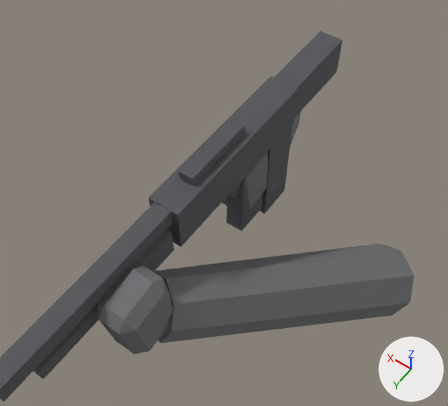
What one commit did to the glTF model art/models/WPN_Shotgun.glb.
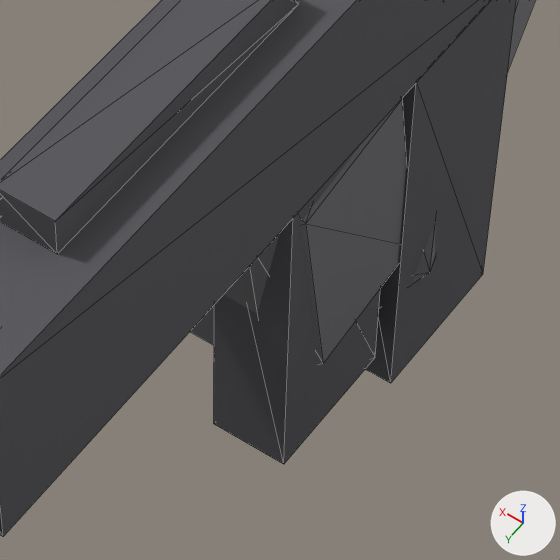
Old and new are each drawn from a 50 mm lens placed at (-0.286, 0.43, 0.55), pointed at (0.028, -0.01, -0.142) and again close up on the part from 40% to 67% of the width and 32% to 62% of the height. Every picture has the same lights, and +X, +Y and +Z are marked at lower right. The first two pictures are the older version. The close-ups show mesh edges as thin lines. Where no turn or scale is listed for an object, it has been applied to the vertices. Vertices at exactly the same position are counted once.

Names of what the first close-up shows: 'Body', 'HandR', 'Mag'.
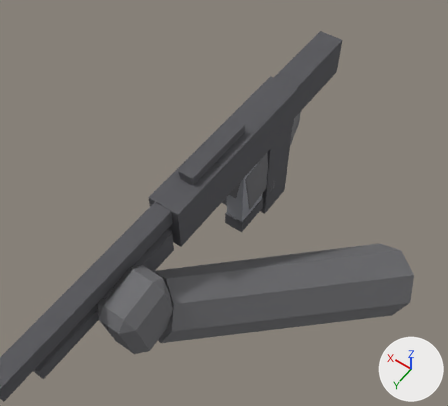
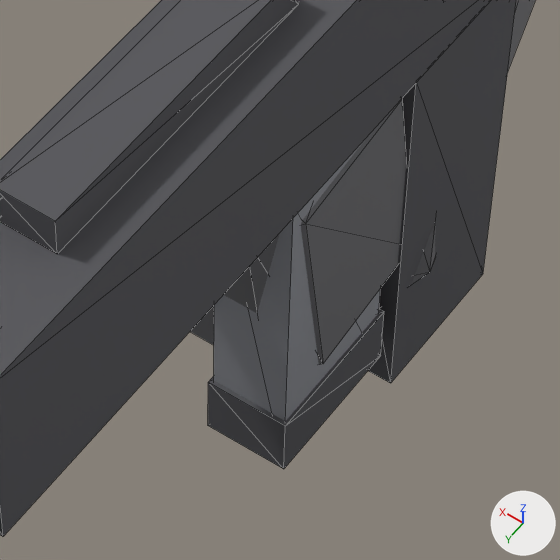
The edits, one by one:
Material 'MAT_Mag' (mat_mat_mag) is new.
Its base color is (0.3, 0.31, 0.34) (grey #95979e).
Its roughness is 0.85.
me_mag is used by ob_mag; location (0.0, -0.02, -0.035).
me_mag had 8 vertices, 12 faces and spanned x -0.013..0.013, y -0.025..0.025, z -0.125..-0.005.
me_mag now has 16 vertices, 24 faces and spans x -0.014..0.014, y -0.0265..0.0265, z -0.125..-0.005.
me_mag part 1: a new loose piece, a box spanning x -0.014..0.014, y -0.0265..0.0265, z -0.125..-0.103, in mat_mat_weapon (dark grey #555559).
me_mag part 2: 12 faces spanning x -0.013..0.013, y -0.025..0.025, z -0.125..-0.005 switch from mat_mat_weapon (dark grey #555559) to mat_mat_mag (grey #95979e).

Boxes [x1, y1, x2, y2] around the edits, measured in the close-ups (560 x 560 px):
'Mag', reshaped
    before: [214, 141, 381, 464]
    after: [208, 141, 384, 469]
part 1 of me_mag, added
    after: [208, 309, 384, 469]
part 2 of me_mag, recoloured (dark grey to grey)
    before: [214, 141, 381, 464]
    after: [214, 141, 381, 421]
